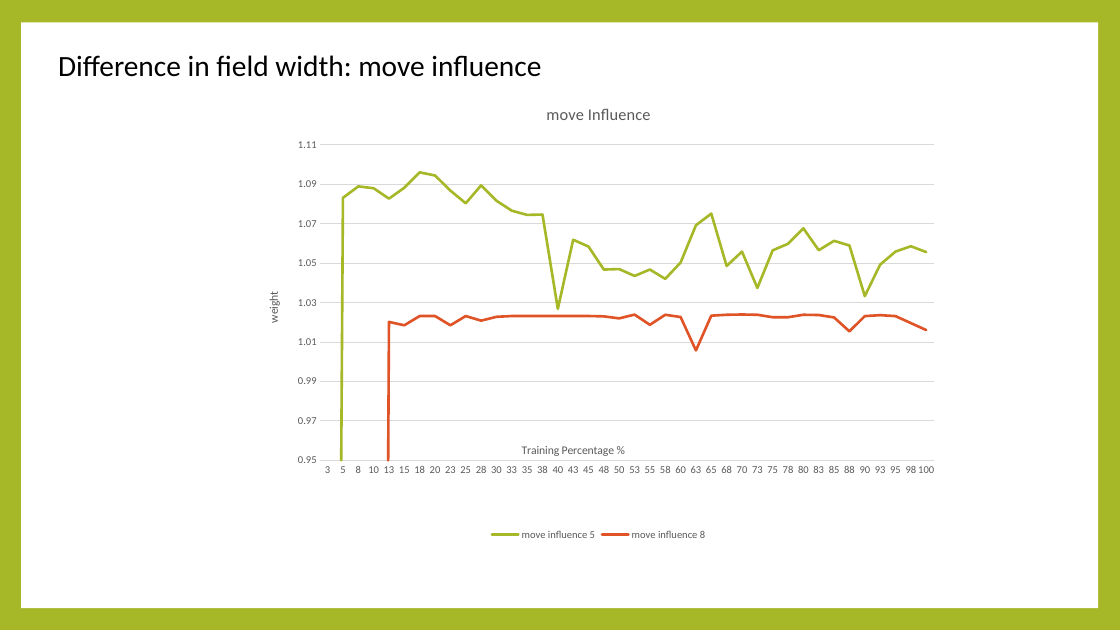
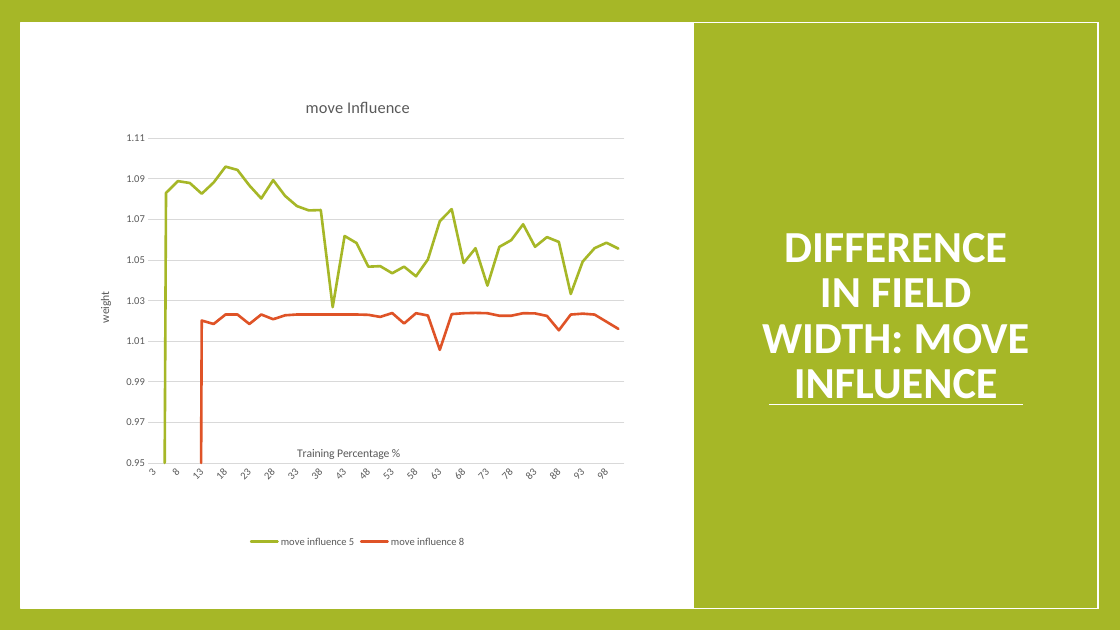
Before and after one commit to Hookz/pentominoes, a slide deck: slide 11 of Pentetris bots.pptx. Drawn at 1120x630 pixels with LibreOffice and Linux fonts; fonts in the diff are those of the drawing. Boxes give left, top, right and bottom in pixels: in the first picture for what was removed or moved away, otherwise in the second. Text is boxed around its words. In the diff, an @@ line names an element or a change of style, - is before the commit and + after.

```diff
--- a/Pentetris bots.pptx
+++ b/Pentetris bots.pptx
@@ rectangle removed at (21,23,1098,608) @@
@@ rectangle added at (21,23,1098,608), fill #FFFFFF, outline #FFFFFF 1 pt @@
@@ rectangle added at (21,23,1098,608), outline #FFFFFF 1 pt @@
@@ rectangle added at (694,23,1098,608), fill #A6B727, outline #FFFFFF 1 pt @@
@@ line chart: place and size @@
-line chart at (249,86,948,544)
+line chart at (80,79,635,551)
@@ title "DIFFERENCE IN FIELD WIDTH: MOVE ..." at (762,233,1030,405): vertical alignment middle to bottom @@
@@ title at (762,233,1030,405): text changed; size 25.2 to 38 pt; text colour #000000 to #FFFFFF; bold on @@
-Difference in field width: move influence
+DIFFERENCE IN FIELD WIDTH: MOVE INFLUENCE
@@ line added from (769, 405) to (1023, 405), #FFFFFF 0.79 pt @@
```
Also in this commit, not shown: 8 other slides changed.
